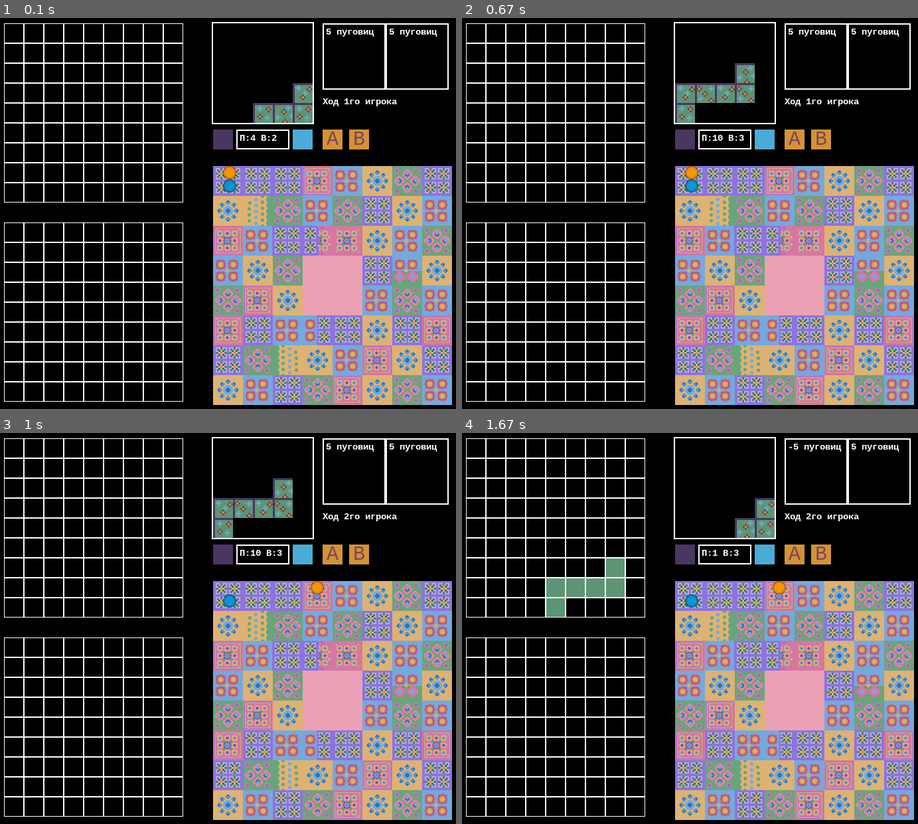
Above: before the commit, frames 1-4 (two rows, left to right).
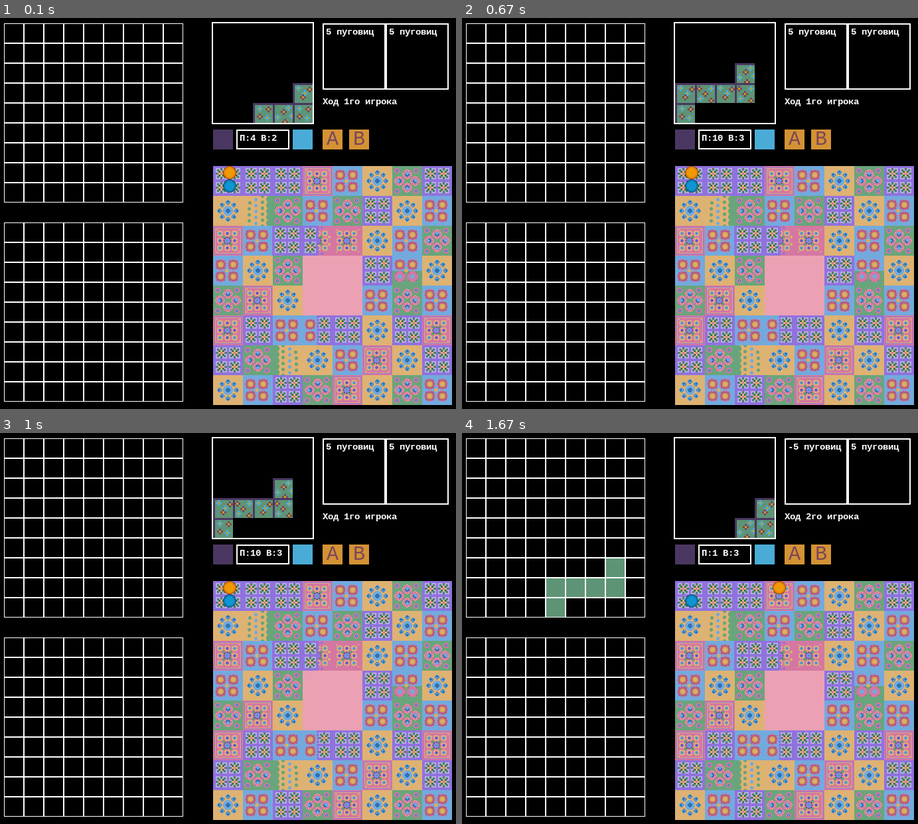
Above: after the commit, the same moments.

Repository: vprokhorova28/patchwork
Game: pygame game, started from Patchwork and pygame.py
Two runs of this game, one before a commit and one after it. Both use one fixed random seed, a clock stepped at 60 frames per second and the inputs below.
Inputs (mouse positions are in pixels of both pictures, inside the frame that each line leads up to):
- Up to frame 1 (0.1 s): no input
- Up to frame 2 (0.67 s): click (762, 139) at 0.38 s
- Up to frame 3 (1 s): click "B" at 0.72 s
- Up to frame 4 (1.67 s): click (548, 569) at 1.05 s; click (762, 554) at 1.38 s

Frames 1-2 are identical in both runs. In frame 3, 0.2% of the frame differs, in the area x 48-77%, y 20-42%; in frame 4, nothing differs.

Commit message:
6.1.3 жетоны нормально передвигаются, всё стало работать более логично

Diff:
--- a/Patchwork and pygame.py
+++ b/Patchwork and pygame.py
@@ -279,6 +279,7 @@
 
     def move(self, move_num):
         if self.timeline_position + move_num <= 53:
+            print(self.timeline_position, move_num, '!')
             self.timeline_position += move_num
         else:
             self.timeline_position = 53
@@ -406,13 +407,13 @@
             print('передвинуться по таймлайну и получить пуговицы')
         elif self.btn_B.is_pressed(mouse_pos):
             print('потратить пуговицы и расположить лоскут')
-            player = timeline.who_moves
-            if player == 1:
-                player1.move(self.tiles_list[index].placing_time)
-                player1.token.rect.center = timeline.cells_centers[player1.timeline_position]
-            else:
-                player2.move(self.tiles_list[index].placing_time)
-                player2.token.rect.center = timeline.cells_centers[player2.timeline_position]
+            # player = timeline.who_moves
+            # if player == 1:
+            #     player1.token.rect.center = timeline.cells_centers[player1.timeline_position]
+            # else:
+            #     position = player2.timeline_position
+            #     x, y = timeline.cells_centers[position]
+            #     player2.token.rect.center = (x, y+20)
             self.waiting_for_position()
 
     def check_button_rot(self, mouse_pos):
@@ -443,8 +444,17 @@
         if self.condition:
             # если мы можем поставить тайл (проверяем при помощи метода класса квилтбоард)
             if self.quiltboards[qb_number-1].check_tile(*cell, self.tiles_list[index].all_configurations):
+                player = timeline.who_moves
                 # закрашиваем
                 self.quiltboards[qb_number-1].place_tile(*cell, self.tiles_list[index])
+                # передвигаем жетоны
+                if player == 1:
+                    player1.token.rect.center = timeline.cells_centers[player1.timeline_position]
+                else:
+                    position = player2.timeline_position
+                    x, y = timeline.cells_centers[position]
+                    player2.token.rect.center = (x, y + 20)
+
                 for y in range(len(self.quiltboards[qb_number-1].board_list)):
                     for x in range(len(self.quiltboards[qb_number-1].board_list[y])):
                         if self.quiltboards[qb_number-1].board_list[y][x]:
